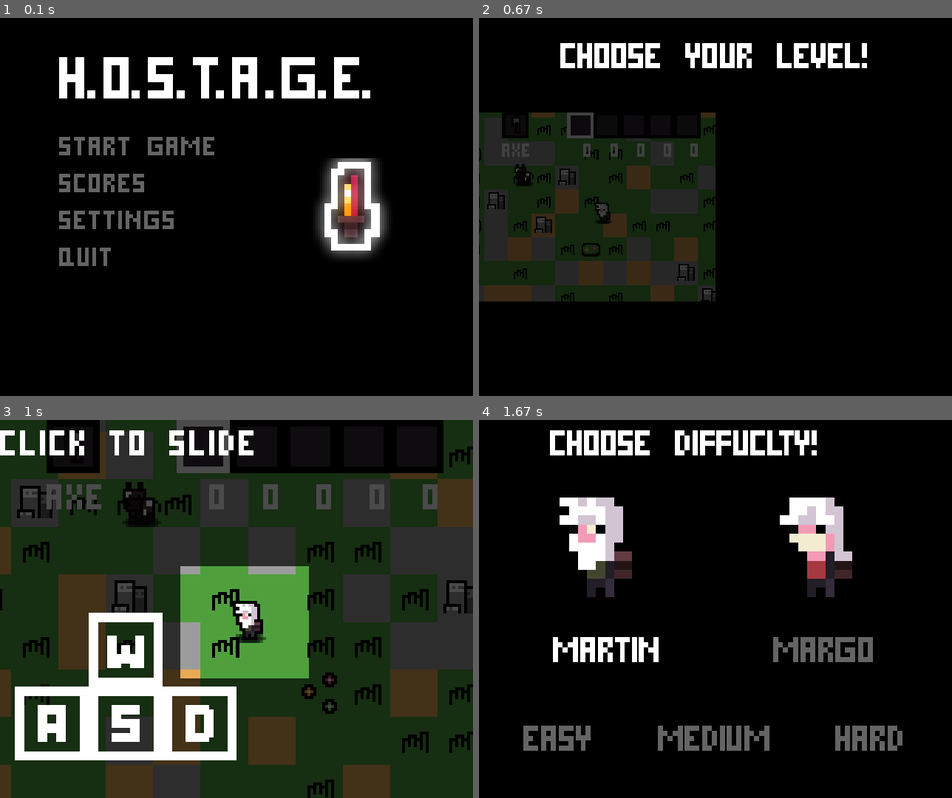
Above: before the commit, frames 1-4 (two rows, left to right).
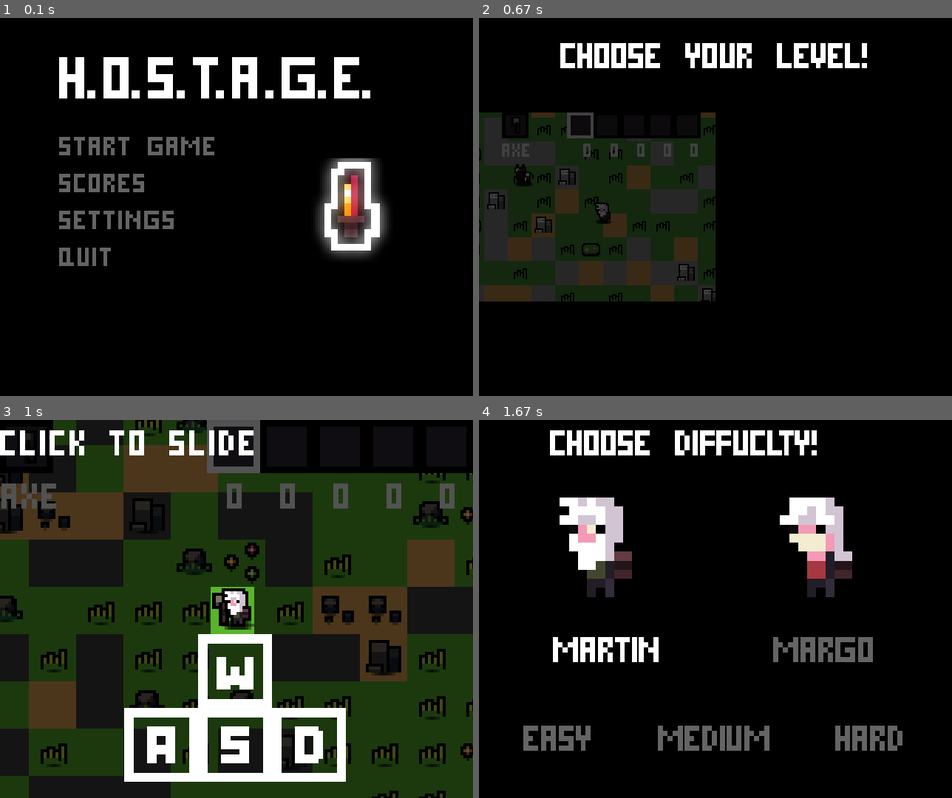
Above: after the commit, the same moments.

Repository: evilrise7/hostage
Game: pygame game, started from yandexpygame.py
Same seed, same stepped clock (60 frames per second), same inputs: the game is played once before the commit and once after it.
Inputs (mouse positions are in pixels of both pictures, inside the frame that each line leads up to):
- Up to frame 1 (0.1 s): no input
- Up to frame 2 (0.67 s): click "Start Game" at 0.38 s
- Up to frame 3 (1 s): click (217, 624) at 0.72 s
- Up to frame 4 (1.67 s): tap Enter at 1 s; click "MARTIN" at 1.38 s

Frames 1-2 are identical in both runs. In frame 3, 67% of the frame differs, in the area x 0-100%, y 0-100%; in frame 4, nothing differs.

Commit message:
Измененный туториал

Diff:
--- a/yandexpygame.py
+++ b/yandexpygame.py
@@ -20,6 +20,7 @@
 W_WINDOW = 640
 H_WINDOW = 512
 screen = pg.display.set_mode((W_WINDOW, H_WINDOW), pg.RESIZABLE)
+screen.set_alpha(None)
 pg.key.set_repeat(500, 10)
 
 # Три варианта текста, которых достаточно для оформления меню
@@ -247,7 +248,6 @@
             W_WINDOW * 0.125, H_WINDOW * 0.5859375)
 
     def run(self):
-        global W_WINDOW, H_WINDOW, screen
         self.resize_rect_button()
         enable_sfx()  # Проверка Вкл/Выкл звуковых эффектов
         while self.running:
@@ -1134,23 +1134,6 @@
         for sprite in tiles_group:
             screen.blit(sprite.image, self.camera.apply(sprite))
 
-        for sprite in all_sprites:
-            # Если игрок касается природного объекта,
-            # то он выходит на передний план,
-            # если он уже по оси Оу далеко от него
-            for entity in entities_group:
-                if entity.rect.colliderect(sprite.rect):
-                    if sprite.rect.y + H_WINDOW // 32 < entity.rect.y:
-                        entity_list.append(entity)
-
-            # Если игрок касается коровы,
-            # то он выходит на передний план,
-            # если он уже по оси Оу далеко от нее
-            for animal in animal_group:
-                if animal.rect.colliderect(sprite.rect):
-                    if sprite.rect.y + H_WINDOW // 32 < animal.rect.y:
-                        cow_list.append(animal)
-
         for animal in animal_group:
             # Если корова касается природных объектов,
             # то она выходит на передний план,
@@ -1160,6 +1143,23 @@
                     if animal.rect.y + H_WINDOW // 32 < entity.rect.y:
                         if entity not in entity_list:
                             entity_list.append(entity)
+
+        for sprite in all_sprites:
+            # Если игрок касается природного объекта,
+            # то он выходит на передний план,
+            # если он уже по оси Оу далеко от него
+            for entity in entities_group:
+                if entity.rect.colliderect(sprite.rect):
+                    if sprite.rect.y + H_WINDOW // 32 < entity.rect.y:
+                        entity_list.append(entity)
+
+            # Если игрок касается коровы,
+            # то он выходит на передний план,
+            # если он уже по оси Оу далеко от нее
+            for animal in animal_group:
+                if animal.rect.colliderect(sprite.rect):
+                    if sprite.rect.y + H_WINDOW // 32 < animal.rect.y:
+                        cow_list.append(animal)
 
         # Загрузка заднего плана
         for entity in entities_group:
@@ -1643,6 +1643,7 @@
         quit_rect = quit_txt.get_rect().move(W_WINDOW * 0.09375,
                                              H_WINDOW * 0.3125)
         while self.running:
+            print(str(int(self.clock.get_fps())))
             self.mapwidth = 66 * H_WINDOW // 8
             # Положение игрока внутри матрицы мира
             x = int((self.player.rect.x + self.halfsize) / self.mapwidth * 66)
@@ -1937,6 +1938,7 @@
         for i in range(self.h):
             self.world_array[i][0] = -1
             self.world_array[i][-1] = -1
+        self.world_array_backup = self.world_array
 
     def render(self):
         # Очистка групп спрайтов для разгрузки памяти
@@ -2016,6 +2018,7 @@
                     Entity('silver_sword', i, j)
         # После первой генерации мира, больше нет права генерировать
         self.entities_enabled = True
+        self.world_array_backup = self.world_array
 
 
 # Камера
Binary file changed: sprites/t1.png
Binary file changed: sprites/t2.png
Binary file changed: sprites/t3.png
Binary file changed: sprites/t4.png
Binary file changed: sprites/t5.png
Binary file changed: sprites/t6.png
Binary file changed: sprites/t7.png
Binary file changed: sprites/t8.png
Binary file changed: sprites/t9.png
